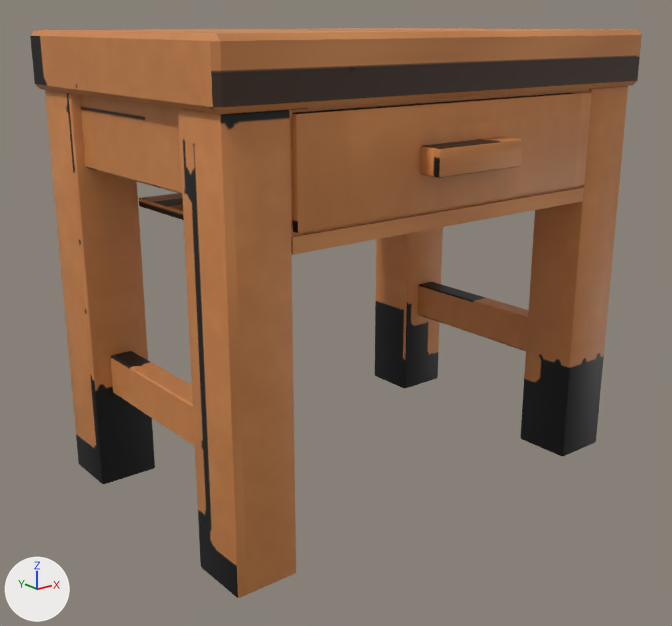
Before and after pictures for a commit that changed the glTF model game/public/models/nightstand-master.glb.
Before and after are seen from a 50 mm lens placed at (-0.728, -0.893, 0.559), pointed at (-0.027, -0.017, 0.209). Lighting does not change. The marker at lower left points along +X, +Y and +Z. The first picture is the older version. Vertices at exactly the same position are counted once.

Names of what the first picture shows: 'Nightstand_Master'.
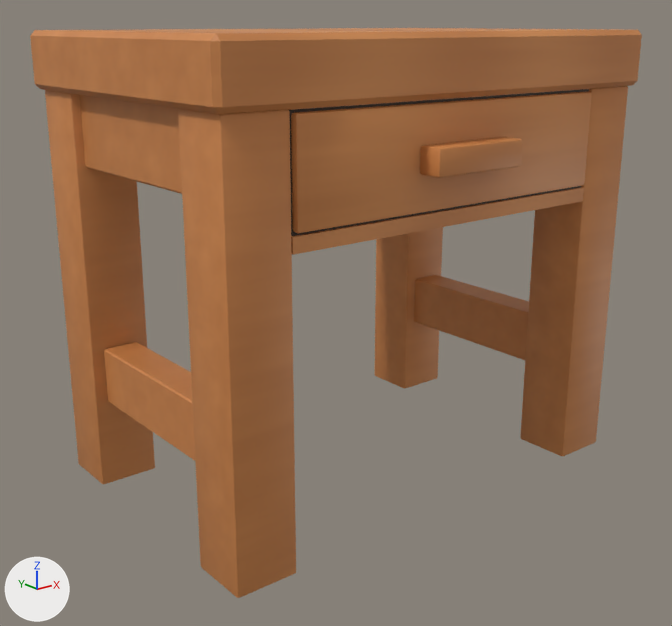
The change, as a list of edits to the scene's bpy script:
```text
Change me_topslab_001:
    used by ob_nightstand_master; location = (0.0, 0.0, 0.0)
    remove me_topslab_001.from_pydata(...)  # 510 vertices, 960 faces; spans x -0.305..0.305, y -0.228..0.203, z 0.0..0.55
    add me_topslab_001.from_pydata(...)  # 504 vertices, 948 faces; spans x -0.305..0.305, y -0.228..0.203, z 0.0..0.55
    me_topslab_001 part 1: the loose piece of 24 vertices spanning x -0.273..-0.243, y -0.119..0.119, z 0.12..0.17 is scaled about its middle by (1.55, 1, 1.42)
    me_topslab_001 part 2: the loose piece of 24 vertices spanning x 0.243..0.273, y -0.119..0.119, z 0.12..0.17 is scaled about its middle by (1.55, 1, 1.42)
    me_topslab_001 part 3
    6 vertices are removed from x -0.221..0.221, y -0.174..0.119, z 0.348..0.358
    12 faces are deleted
    me_topslab_001 part 4: 853 kept faces spanning x -0.305..0.305, y -0.228..0.203, z 0.0..0.55 get new texture (UV) coordinates
```

Location of each change, (x1, y1, x2, y2) in pixels of the pictures (672 x 626 px; the box of a moved part takes in the faces that stretch with it):
part 1 of me_topslab_001, moved or reshaped: before (110, 351, 195, 446); after (104, 342, 195, 460)
part 2 of me_topslab_001, moved or reshaped: before (418, 282, 529, 351); after (414, 275, 529, 360)
part 3 of me_topslab_001, deleted (brown): before (139, 193, 184, 220)
part 4 of me_topslab_001, surface changed: (30, 33, 640, 598) in both
